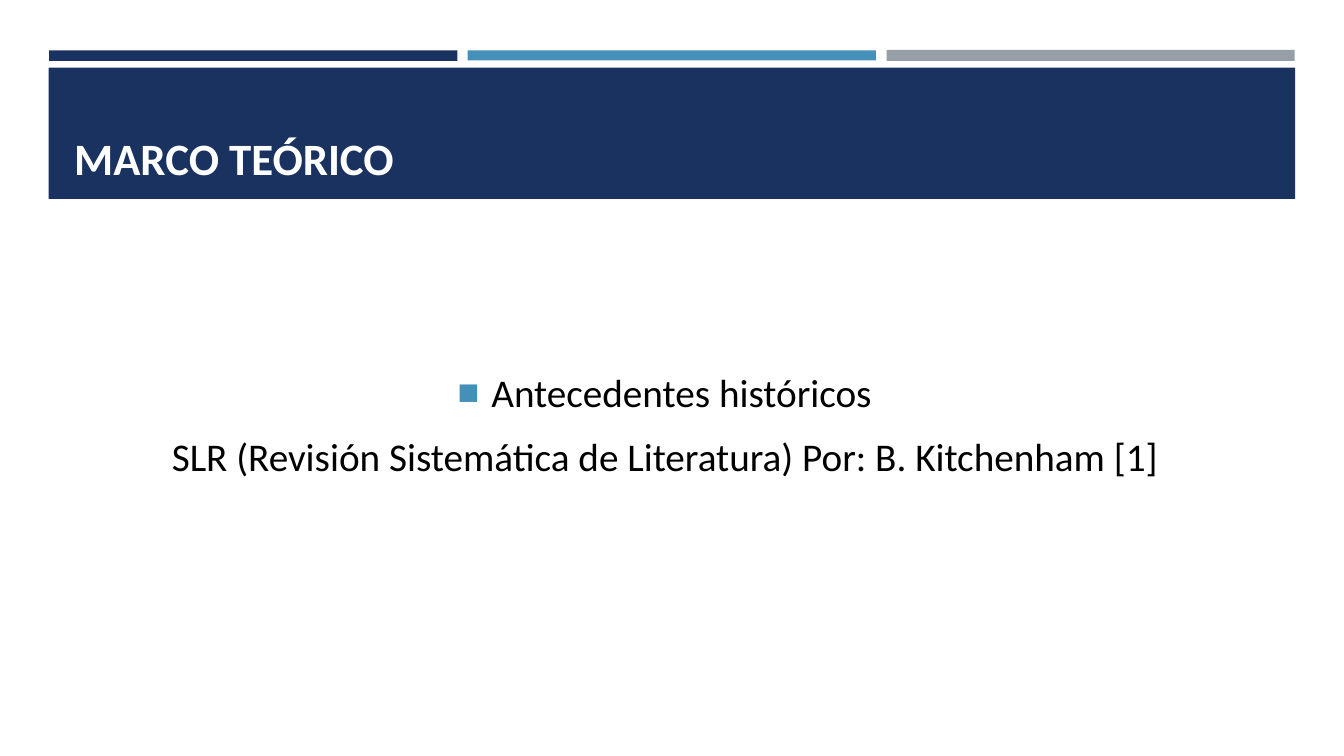
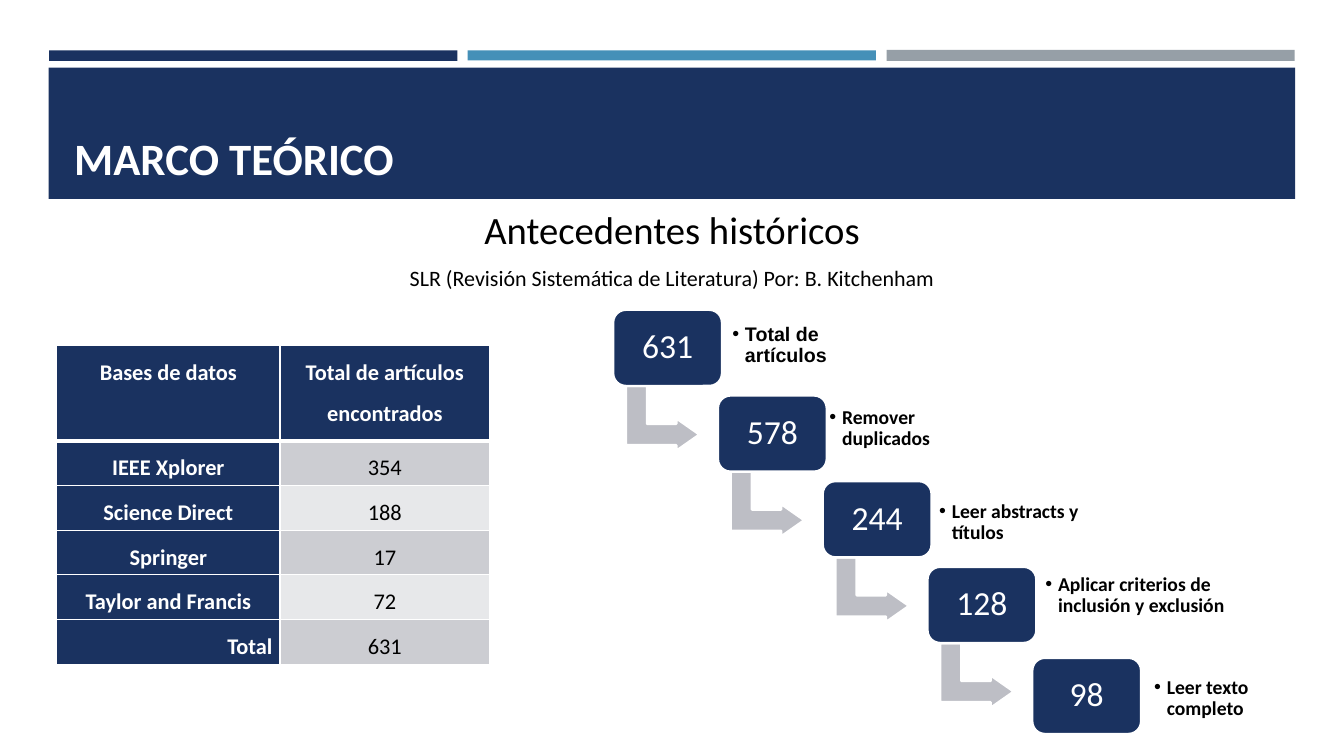
Before and after one commit to jfnando3030/Maestria-de-Sofware, a slide deck: slide 7 of Tesis/Diapositivas tesis.pptx. Drawn at 1344x756 pixels with LibreOffice and Linux fonts; fonts in the diff are those of the drawing. Boxes give left, top, right and bottom in pixels: in the first picture for what was removed or moved away, otherwise in the second. Text is boxed around its words. In the diff, an @@ line names an element or a change of style, - is before the commit and + after.

```diff
--- a/Tesis/Diapositivas tesis.pptx
+++ b/Tesis/Diapositivas tesis.pptx
@@ text "Antecedentes históricos": place and size @@
-text "Antecedentes históricos" at (172,379,1158,477)
+text "Antecedentes históricos" at (410,217,933,289)
@@ text at (484,217,860,245): size 28 to 27.6 pt in "Antecedentes históricos"; bullet ■ to none @@
@@ text at (410,270,933,289): text changed; size 28 to 15.7 pt @@
-SLR (Revisión Sistemática de Literatura) Por: B. Kitchenham [1]
+SLR (Revisión Sistemática de Literatura) Por: B. Kitchenham
@@ table added at (56,346,489,664), 6 rows, 2 columns @@
+Bases de datos | Total de artículos encontrados
+IEEE Xplorer | 354
+Science Direct | 188
+Springer | 17
+Taylor and Francis | 72
+Total | 631
@@ group added at (613,310,1248,735): 10 texts, 5 rounded rectangles, 4 bent up arrows @@
+631
+  • Total de artículos
+578
+  • Remover duplicados
+244
+  • Leer abstracts y títulos
+128
+  • Aplicar criterios de inclusión y exclusión
+98
+  • Leer texto completo
```
Also in this commit, not shown: 5 other slides changed, 7 slides added, 2 other files.
